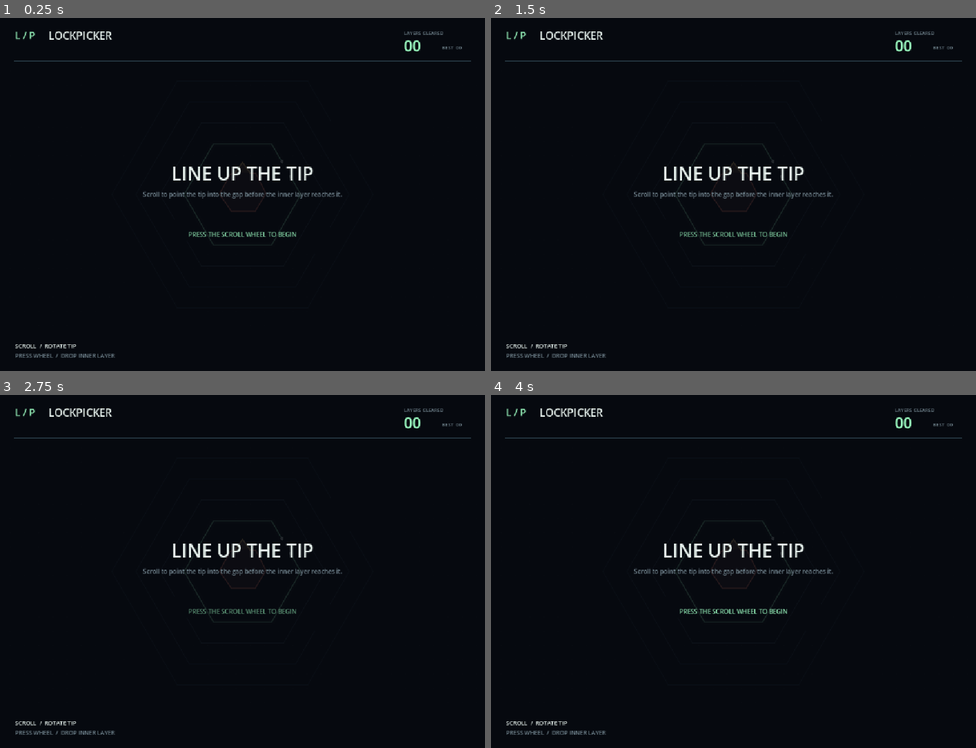
Above: before the commit, frames 1-4 (two rows, left to right).
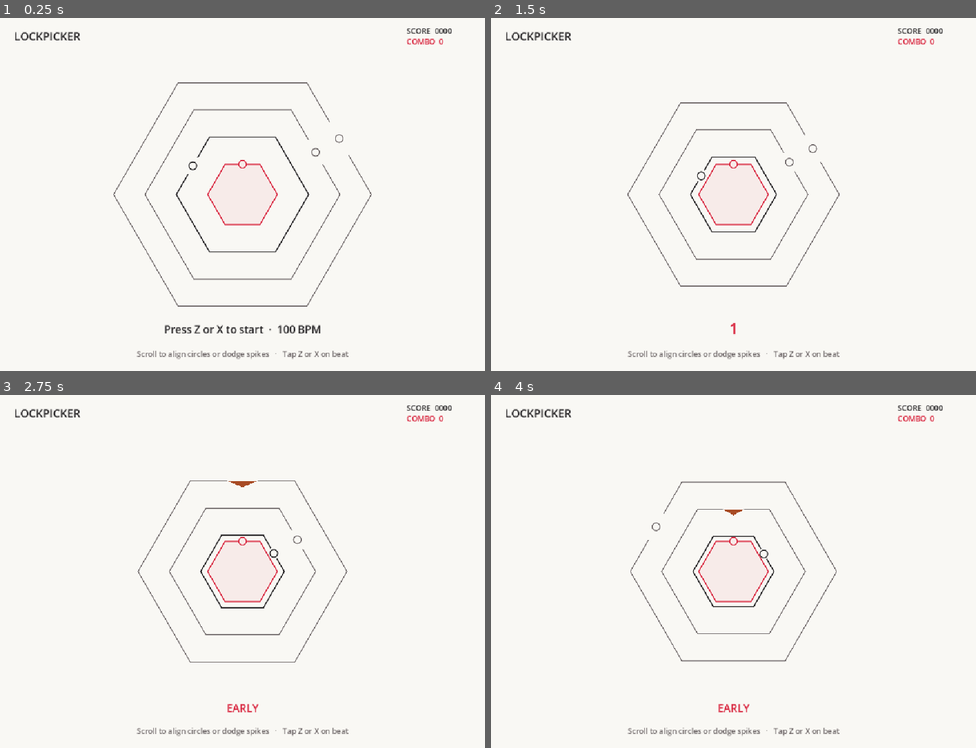
Above: after the commit, the same moments.

Repository: Nokianyte/Lockpicker
Game: Godot game, scene res://scenes/rhythm.tscn
The game is run twice, just before and just after one commit, with the same random seed, the same clock (stepped at 60 frames per second) and the same inputs. Before the commit the project starts from res://scenes/main.tscn.
Inputs (mouse positions are in pixels of both pictures, inside the frame that each line leads up to):
- Up to frame 1 (0.25 s): no input
- Up to frame 2 (1.5 s): tap Enter at 0.5 s; move the mouse to (840, 176) at 0.52 s; tap Z at 0.6 s; click (840, 176) at 0.67 s; tap X at 0.8, 1.35 s; move the mouse to (636, 212) at 1.27 s; click (636, 212) at 1.42 s
- Up to frame 3 (2.75 s): tap Z at 1.55, 2.1 s; move the mouse to (291, 493) at 2.02 s; click (291, 493) at 2.17 s; tap X at 2.3 s
- Up to frame 4 (4 s): move the mouse to (709, 642) at 2.77 s; tap X at 2.85, 3.8 s; click (709, 642) at 2.92 s; tap Z at 3.05, 3.6 s; move the mouse to (879, 624) at 3.52 s; click (879, 624) at 3.67 s

The runs differ from the first frame. In frame 1, 100% of the frame differs, in the area x 0-100%, y 0-100%; in frame 2, 100%; in frame 3, 100%; in frame 4, 100%.

Commit message:
Add Lockpicker rhythm prototype

Diff:
--- a/project.godot
+++ b/project.godot
@@ -2,9 +2,9 @@
 
 [application]
 config/name="Lockpicker"
-run/main_scene="res://scenes/main.tscn"
+run/main_scene="res://scenes/rhythm.tscn"
 config/features=PackedStringArray("4.7", "GL Compatibility")
-config/description="Rotate the center piece to clear shrinking layers."
+config/description="Turn the inner ring and tap Z or X on beat."
 
 [display]
 window/size/viewport_width=1100
--- /dev/null
+++ b/scenes/rhythm.tscn
@@ -0,0 +1,6 @@
+[gd_scene load_steps=2 format=3]
+
+[ext_resource type="Script" path="res://scripts/rhythm.gd" id="1"]
+
+[node name="RhythmLockpicker" type="Node2D"]
+script = ExtResource("1")
--- /dev/null
+++ b/scripts/rhythm.gd
@@ -0,0 +1,211 @@
+extends Node2D
+
+const Run = preload("res://scripts/rhythm_run.gd")
+const T = preload("res://scripts/tuning.gd")
+const G = preload("res://scripts/wall_geometry.gd")
+
+const PAPER := Color("#f9f8f4")
+const INK := Color("#252325")
+const MUTED := Color("#6d6667")
+const RED := Color("#d8243d")
+const SPIKE_INK := Color("#a84b24")
+
+var game = Run.new()
+var font := ThemeDB.fallback_font
+var plain_click := AudioStreamPlayer.new()
+var accent_click := AudioStreamPlayer.new()
+var next_beat := -Run.COUNT_IN_BEATS
+var clock_usec := 0
+var effects: Array[Dictionary] = []
+
+func _ready() -> void:
+	plain_click.stream = _make_click(940.0, 0.24)
+	accent_click.stream = _make_click(1470.0, 0.33)
+	add_child(plain_click)
+	add_child(accent_click)
+	if OS.has_feature("web"):
+		JavaScriptBridge.eval("window.lockpickerBlurred=false;window.addEventListener('blur',()=>window.lockpickerBlurred=true);document.addEventListener('visibilitychange',()=>{if(document.hidden)window.lockpickerBlurred=true;});")
+
+func _notification(what: int) -> void:
+	if what == NOTIFICATION_APPLICATION_FOCUS_OUT or what == NOTIFICATION_WM_WINDOW_FOCUS_OUT:
+		_pause()
+
+func _pause() -> void:
+	if game.state == Run.State.PLAYING and not game.paused:
+		game.paused = true
+		plain_click.stop()
+		accent_click.stop()
+		next_beat = ceili(game.time / Run.BEAT_SECONDS)
+
+func _input(event: InputEvent) -> void:
+	if event is InputEventKey and event.keycode in [KEY_Z, KEY_X]:
+		if event.pressed and not event.echo:
+			_press()
+		get_viewport().set_input_as_handled()
+	elif event is InputEventMouseButton and event.pressed and event.button_index in [MOUSE_BUTTON_WHEEL_UP, MOUSE_BUTTON_WHEEL_DOWN]:
+		_advance_clock()
+		game.rotate(-1.0 if event.button_index == MOUSE_BUTTON_WHEEL_UP else 1.0)
+		get_viewport().set_input_as_handled()
+
+func _press() -> void:
+	if game.paused:
+		game.paused = false
+		clock_usec = Time.get_ticks_usec()
+	elif game.state != Run.State.PLAYING:
+		game.reset()
+		effects.clear()
+		next_beat = -Run.COUNT_IN_BEATS
+		clock_usec = Time.get_ticks_usec()
+		_play_due_beat()
+	else:
+		_advance_clock()
+		game.tap()
+
+func _process(_delta: float) -> void:
+	if OS.has_feature("web") and JavaScriptBridge.eval("window.lockpickerBlurred === true"):
+		_pause()
+		JavaScriptBridge.eval("window.lockpickerBlurred=false;")
+	_advance_clock()
+	if game.state == Run.State.PLAYING and not game.paused:
+		_play_due_beat()
+	for wall in game.cleared:
+		wall.time = game.time
+		effects.append(wall)
+	game.cleared.clear()
+	effects = effects.filter(func(wall): return game.time - wall.time < T.BREAK_TIME)
+	queue_redraw()
+
+func _advance_clock() -> void:
+	if game.state != Run.State.PLAYING or game.paused:
+		return
+	var now := Time.get_ticks_usec()
+	game.advance((now - clock_usec) / 1000000.0)
+	clock_usec = now
+
+func _play_due_beat() -> void:
+	# Trigger before the target to allow for the next audio mix and device output.
+	var audio_lead := AudioServer.get_time_to_next_mix() + AudioServer.get_output_latency()
+	var due := mini(floori((game.time + audio_lead) / Run.BEAT_SECONDS), Run.CHART_BEATS - 1)
+	if due < next_beat:
+		return
+	next_beat = due + 1
+	if posmod(due, 4) == 0:
+		accent_click.play()
+	else:
+		plain_click.play()
+
+func _make_click(frequency: float, volume: float) -> AudioStreamWAV:
+	const RATE := 22050
+	var samples := PackedByteArray()
+	samples.resize(int(RATE * 0.045) * 2)
+	for i in range(samples.size() / 2):
+		var t := float(i) / RATE
+		var envelope := minf(t / 0.001, 1.0) * exp(-t * 145.0)
+		var sample := sin(TAU * frequency * t) * envelope * volume
+		samples.encode_s16(i * 2, roundi(sample * 32767.0))
+	var click := AudioStreamWAV.new()
+	click.format = AudioStreamWAV.FORMAT_16_BITS
+	click.mix_rate = RATE
+	click.data = samples
+	return click
+
+func _draw_ring(origin: Vector2, zoom: float, radius: float, angle: float, color: Color, width: float) -> void:
+	for segment in G.segments(radius, angle):
+		draw_line(origin + segment[0] * zoom, origin + segment[1] * zoom, color, width, true)
+
+func _draw_core(origin: Vector2, zoom: float) -> void:
+	var points := PackedVector2Array()
+	for i in range(6):
+		var angle := T.TIP_ANGLE + PI / 6.0 + i * T.WHEEL_STEP
+		points.append(origin + Vector2.from_angle(angle) * Run.CORE_RADIUS * zoom)
+	var hit_feedback: bool = game.feedback.begins_with("PERFECT") or game.feedback.begins_with("GOOD")
+	var flash := 0.0
+	if hit_feedback:
+		flash = maxf(0.0, 1.0 - (game.time - game.feedback_time) / 0.23)
+	var fill := PAPER.lerp(RED, 0.06 + flash * 0.20)
+	draw_colored_polygon(points, fill)
+	points.append(points[0])
+	draw_polyline(points, RED, 3.0 * zoom, true)
+	_draw_marker(origin + Run.marker_center() * zoom, zoom, fill, RED)
+
+func _draw_marker(center: Vector2, zoom: float, fill: Color, outline: Color) -> void:
+	var radius := Run.MARKER_RADIUS * zoom
+	draw_circle(center, radius, fill, true, -1.0, true)
+	draw_arc(center, radius, 0.0, TAU, 40, outline, 2.5 * zoom, true)
+
+func _draw_spike(index: int, origin: Vector2, zoom: float) -> void:
+	var points: PackedVector2Array = game.spike_points(index)
+	for vertex in range(points.size()):
+		points[vertex] = origin + points[vertex] * zoom
+	draw_colored_polygon(points, SPIKE_INK)
+
+func _draw_text(value: String, at: Vector2, size: int, color: Color = INK) -> void:
+	draw_string(font, at, value, HORIZONTAL_ALIGNMENT_LEFT, -1, size, color)
+
+func _centered(value: String, y: float, size: int, color: Color = INK) -> void:
+	var width := font.get_string_size(value, HORIZONTAL_ALIGNMENT_LEFT, -1, size).x
+	_draw_text(value, Vector2((get_viewport_rect().size.x - width) * 0.5, y), size, color)
+
+func _draw() -> void:
+	var size := get_viewport_rect().size
+	var zoom := 0.79 * minf(size.x / 1100.0, size.y / 800.0)
+	var origin := size * 0.5
+	draw_rect(Rect2(Vector2.ZERO, size), PAPER)
+	for i in range(mini(game.next_note + 3, Run.CHART.size()) - 1, game.next_note - 1, -1):
+		var radius: float = game.radius(i)
+		if radius > 420.0:
+			continue
+		var active: bool = i == game.next_note
+		var angle: float = game.gap_angle(i)
+		var is_spike: bool = game.is_spike(i)
+		var color := INK if active else MUTED
+		if active and game.is_aligned(i) and not is_spike:
+			color = RED
+		_draw_ring(origin, zoom, radius, angle, color, (3.2 if active else 2.2) * zoom)
+		if is_spike:
+			if not active or game.state != Run.State.CRASHED:
+				_draw_spike(i, origin, zoom)
+			continue
+		var marker := origin + G.point(radius, angle, angle) * zoom
+		if active:
+			var pulse := 1.0 - clampf(absf(game.hit_time(i) - game.time) / 0.18, 0.0, 1.0)
+			draw_circle(marker, (Run.MARKER_RADIUS + 6.0 * pulse) * zoom, Color(color, 0.22 * pulse), true, -1.0, true)
+		_draw_marker(marker, zoom, PAPER, color)
+	for wall in effects:
+		var age: float = game.time - wall.time
+		var color := Color(RED, 1.0 - age / T.BREAK_TIME)
+		for segment in G.segments(wall.radius, wall.angle):
+			var mid: Vector2 = (segment[0] + segment[1]) * 0.5
+			var offset := mid.normalized() * age * 95.0
+			draw_line(origin + (segment[0] + offset) * zoom, origin + (segment[1] + offset) * zoom, color, 2.0 * zoom, true)
+	_draw_core(origin, zoom)
+	if game.state == Run.State.CRASHED:
+		_draw_spike(game.next_note, origin, zoom)
+	_draw_ui(size)
+
+func _draw_ui(size: Vector2) -> void:
+	_draw_text("LOCKPICKER", Vector2(32, 51), 25)
+	_draw_text("SCORE  %04d" % game.score, Vector2(size.x - 178, 36), 17)
+	_draw_text("COMBO  %d" % game.combo, Vector2(size.x - 178, 60), 17, RED)
+	_centered("Scroll to align circles or dodge spikes   ·   Tap Z or X on beat", size.y - 32, 17, MUTED)
+	if game.state == Run.State.TITLE:
+		_centered("Press Z or X to start  ·  100 BPM", size.y - 85, 24)
+	elif game.state == Run.State.CRASHED:
+		_centered("Spike hit  ·  Press Z or X to retry", size.y - 83, 24, RED)
+	elif game.paused or game.state == Run.State.RESULTS:
+		_draw_overlay(size)
+	elif game.time < 0.0:
+		_centered(str(ceili(-game.time / Run.BEAT_SECONDS)), size.y - 83, 34, RED)
+	elif game.time - game.feedback_time < 0.50:
+		_centered(game.feedback, size.y - 81, 24, RED)
+
+func _draw_overlay(size: Vector2) -> void:
+	draw_rect(Rect2(Vector2(0, 83), Vector2(size.x, size.y - 156)), Color(PAPER, 0.94))
+	if game.paused:
+		_centered("Paused", size.y * 0.46, 43)
+		_centered("Press Z or X to resume", size.y * 0.55, 20)
+	else:
+		_centered("Chart complete", size.y * 0.40, 43)
+		_centered("%d Perfect  ·  %d Good  ·  %d Miss" % [game.perfect_hits, game.good_hits, game.misses], size.y * 0.49, 20)
+		_centered("Best combo  %d" % game.best_combo, size.y * 0.54, 20, MUTED)
+		_centered("Press Z or X to replay", size.y * 0.63, 20)
--- /dev/null
+++ b/scripts/rhythm_run.gd
@@ -0,0 +1,203 @@
+extends RefCounted
+
+const T = preload("res://scripts/tuning.gd")
+const G = preload("res://scripts/wall_geometry.gd")
+
+const BPM := 100.0
+const BEAT_SECONDS := 60.0 / BPM
+const COUNT_IN_BEATS := 2
+const CHART_BEATS := 32
+const PERFECT_WINDOW := 0.045
+const GOOD_WINDOW := 0.100
+const APPROACH_SPEED := 75.0
+const CORE_RADIUS := 100.0
+const MARKER_RADIUS := 11.0
+const ALIGNMENT_ANGLE := 0.055
+const SPIKE_DEPTH := 18.0
+const SPIKE_PASS_WINDOW := 0.20
+const SPIKE_BEATS := [6.0, 14.0, 20.0, 28.0]
+
+# Each pair gives the beat after the count-in and the opening's initial
+# offset from the fixed tip, measured in 60-degree wheel notches.
+const CHART := [
+	Vector2(0, -1), Vector2(2, 1), Vector2(4, 1), Vector2(6, 0),
+	Vector2(8, -1), Vector2(10, -1), Vector2(12, 0), Vector2(14, 0),
+	Vector2(16, 1), Vector2(17, -1), Vector2(18, -1), Vector2(19, 1),
+	Vector2(20, 0), Vector2(21, 1), Vector2(22, 1), Vector2(23, 0),
+	Vector2(24, -1), Vector2(25, -1), Vector2(26, -1), Vector2(26.5, -1),
+	Vector2(28, 0), Vector2(29, 1), Vector2(30, 1), Vector2(31, -1),
+]
+
+enum State { TITLE, PLAYING, RESULTS, CRASHED }
+var state := State.TITLE
+var paused := false
+var time := -COUNT_IN_BEATS * BEAT_SECONDS
+var next_note := 0
+var score := 0
+var combo := 0
+var best_combo := 0
+var perfect_hits := 0
+var good_hits := 0
+var misses := 0
+var feedback := ""
+var feedback_time := -INF
+var cleared: Array[Dictionary] = []
+
+var ring_rotation := 0.0
+var turn_from := 0.0
+var turn_target := 0.0
+var turn_time := -INF
+
+func reset() -> void:
+	state = State.PLAYING
+	paused = false
+	time = -COUNT_IN_BEATS * BEAT_SECONDS
+	next_note = 0
+	score = 0
+	combo = 0
+	best_combo = 0
+	perfect_hits = 0
+	good_hits = 0
+	misses = 0
+	feedback = ""
+	feedback_time = -INF
+	cleared.clear()
+	_reset_turn()
+
+func rotate(direction: float) -> void:
+	if state != State.PLAYING or paused or next_note >= CHART.size():
+		return
+	turn_from = ring_rotation
+	turn_target += direction * T.WHEEL_STEP
+	turn_time = time
+
+func advance(seconds: float) -> void:
+	if state != State.PLAYING or paused:
+		return
+	var end := minf(time + seconds, CHART_BEATS * BEAT_SECONDS)
+	while next_note < CHART.size():
+		var spike := is_spike(next_note)
+		var deadline := hit_time(next_note) + (SPIKE_PASS_WINDOW if spike else GOOD_WINDOW)
+		var until := minf(end, deadline)
+		if spike and _advance_spike(until):
+			state = State.CRASHED
+			return
+		_set_time(until)
+		if end <= deadline:
+			return
+		if spike:
+			_next_ring()
+		else:
+			_judge_miss("MISS")
+	_set_time(end)
+	if time >= CHART_BEATS * BEAT_SECONDS:
+		state = State.RESULTS
+
+func _set_time(value: float) -> void:
+	time = value
+	var turn_progress := clampf((time - turn_time) / T.TURN_DURATION, 0.0, 1.0)
+	ring_rotation = lerpf(turn_from, turn_target, smoothstep(0.0, 1.0, turn_progress))
+
+func _advance_spike(until: float) -> bool:
+	var center := marker_center()
+	# Before this time even a directly aligned spike tip is outside the circle.
+	var reach := (MARKER_RADIUS + SPIKE_DEPTH) / (APPROACH_SPEED * cos(PI / 6.0))
+	if until < hit_time(next_note) - reach:
+		return false
+	_set_time(maxf(time, hit_time(next_note) - reach))
+	while true:
+		var points := spike_points(next_note)
+		if Geometry2D.is_point_in_polygon(center, points):
+			return true
+		var distance := INF
+		for i in range(points.size()):
+			var closest := Geometry2D.get_closest_point_to_segment(center, points[i], points[(i + 1) % points.size()])
+			distance = minf(distance, center.distance_to(closest))
+		if distance <= MARKER_RADIUS + 0.001:
+			return true
+		if time >= until:
+			return false
+		# Bound how fast the shrinking triangle can close on the fixed circle.
+		var edge_speed := APPROACH_SPEED
+		if time < turn_time + T.TURN_DURATION:
+			var angular_speed := 1.5 * absf(turn_target - turn_from) / T.TURN_DURATION
+			edge_speed += radius(next_note) * angular_speed
+		_set_time(minf(time + (distance - MARKER_RADIUS) / edge_speed, until))
+	return false
+
+func tap() -> void:
+	if state != State.PLAYING or paused or next_note >= CHART.size():
+		return
+	if is_spike(next_note):
+		return
+	var error := time - hit_time(next_note)
+	if error < -GOOD_WINDOW:
+		if time >= 0.0:
+			combo = 0
+			_show_feedback("EARLY")
+		return
+	if not is_aligned(next_note):
+		_judge_miss("MISALIGNED")
+		return
+
+	var perfect := absf(error) <= PERFECT_WINDOW
+	if perfect:
+		perfect_hits += 1
+		score += 100
+	else:
+		good_hits += 1
+		score += 50
+	combo += 1
+	best_combo = maxi(best_combo, combo)
+	_show_feedback("PERFECT" if perfect else ("GOOD · EARLY" if error < 0.0 else "GOOD · LATE"))
+	cleared.append({"radius": radius(next_note), "angle": gap_angle(next_note)})
+	_next_ring()
+
+func _judge_miss(label: String) -> void:
+	misses += 1
+	combo = 0
+	_next_ring()
+	_show_feedback(label)
+
+func _next_ring() -> void:
+	next_note += 1
+	_reset_turn()
+
+func _reset_turn() -> void:
+	ring_rotation = 0.0
+	turn_from = 0.0
+	turn_target = 0.0
+	turn_time = -INF
+
+func _show_feedback(label: String) -> void:
+	feedback = label
+	feedback_time = time
+
+func hit_time(index: int) -> float:
+	return CHART[index].x * BEAT_SECONDS
+
+func gap_angle(index: int) -> float:
+	var rotation := ring_rotation if index == next_note else 0.0
+	return T.TIP_ANGLE + CHART[index].y * T.WHEEL_STEP + rotation
+
+func is_spike(index: int) -> bool:
+	return CHART[index].x in SPIKE_BEATS
+
+func is_aligned(index: int) -> bool:
+	return absf(angle_difference(T.TIP_ANGLE, gap_angle(index))) <= ALIGNMENT_ANGLE
+
+func radius(index: int) -> float:
+	return CORE_RADIUS + (hit_time(index) - time) * APPROACH_SPEED
+
+func spike_points(index: int) -> PackedVector2Array:
+	var angle := gap_angle(index)
+	var ring_radius := radius(index)
+	var half_gap := T.GAP_ANGLE * 0.5
+	return PackedVector2Array([
+		G.point(ring_radius, angle, angle - half_gap),
+		G.point(ring_radius, angle, angle) - Vector2.from_angle(angle) * SPIKE_DEPTH,
+		G.point(ring_radius, angle, angle + half_gap),
+	])
+
+static func marker_center() -> Vector2:
+	return G.point(CORE_RADIUS, T.TIP_ANGLE, T.TIP_ANGLE)
--- a/tests/test_game.gd
+++ b/tests/test_game.gd
@@ -1,6 +1,7 @@
 extends SceneTree
 
 const Model = preload("res://scripts/run_model.gd")
+const Rhythm = preload("res://scripts/rhythm_run.gd")
 const G = preload("res://scripts/wall_geometry.gd")
 const T = preload("res://scripts/tuning.gd")
 var failures := 0
@@ -101,5 +102,97 @@
 			check(not game.walls.is_empty() and game.walls[-1].radius <= T.OUTER_RADIUS, "refill is bounded")
 			for j in range(1, game.walls.size()):
 				check(game.walls[j].radius - game.walls[j - 1].radius >= T.WALL_SPACING - 0.01, "rings remain separated")
+	_check_rhythm()
 	print("RESULT: %d checks, %d failures" % [checks, failures])
 	quit(1 if failures > 0 else 0)
+
+func _check_rhythm() -> void:
+	var game = Rhythm.new()
+	game.reset()
+	check(is_equal_approx(game.time, -1.2), "rhythm starts on a two-beat count-in")
+	var start_radius: float = game.radius(0)
+	var initial_gap: float = game.gap_angle(0)
+	var outer_gap: float = game.gap_angle(1)
+	game.rotate(1)
+	game.advance(T.TURN_DURATION / 2.0)
+	check(is_equal_approx(game.gap_angle(0), initial_gap + T.WHEEL_STEP / 2.0), "only the active ring eases through the wheel turn")
+	check(is_equal_approx(game.gap_angle(1), outer_gap), "the outer ring keeps its charted angle")
+	game.advance(1.12 - T.TURN_DURATION / 2.0)
+	check(game.radius(0) < start_radius, "the first ring approaches on the chart clock")
+	check(is_equal_approx(game.gap_angle(0), T.TIP_ANGLE), "one notch moves the first gap to the fixed tip")
+	game.tap()
+	check(game.good_hits == 1 and game.combo == 1 and game.score == 50, "an aligned 80 ms early tap is Good")
+	check(game.feedback == "GOOD · EARLY", "Good reports which side of the beat the tap landed on")
+	check(is_equal_approx(game.gap_angle(1), outer_gap), "a hit hands off to the next ring without rotating it")
+	var second_hit: float = game.hit_time(1)
+	game.advance(0.08)
+	game.tap()
+	check(game.next_note == 1 and game.score == 50, "an off-beat press cannot clear the following ring")
+	game.advance(second_hit - game.time)
+	check(is_equal_approx(game.radius(1), Rhythm.CORE_RADIUS), "the outer hexagon reaches the core size at its scheduled beat")
+	game.tap()
+	check(game.misses == 1 and game.combo == 0 and game.next_note == 2, "an on-beat misaligned tap misses only its ring")
+
+	game.reset()
+	game.rotate(1)
+	game.advance(1.33)
+	check(game.misses == 1 and game.next_note == 1 and game.state == Rhythm.State.PLAYING, "alignment alone misses, and the chart keeps playing")
+	game.rotate(-1)
+	game.paused = true
+	var paused_time: float = game.time
+	var paused_angle: float = game.gap_angle(1)
+	game.advance(1.0)
+	game.tap()
+	check(game.time == paused_time and game.gap_angle(1) == paused_angle and game.next_note == 1, "pause freezes timing, rotation, and judgment")
+	game.paused = false
+	game.advance(1.24 - game.time)
+	game.tap()
+	check(game.perfect_hits == 1 and game.score == 100, "an aligned 40 ms late tap is Perfect after resume")
+	game.advance(20)
+	check(game.state == Rhythm.State.CRASHED and game.is_spike(game.next_note), "a spike ends the run without a tap, even across a long frame")
+	check(game.time < game.hit_time(game.next_note), "the triangle's point hits before its base reaches the red circle")
+	check(is_equal_approx(game.time, game.hit_time(game.next_note) - (Rhythm.MARKER_RADIUS + Rhythm.SPIKE_DEPTH) / (Rhythm.APPROACH_SPEED * cos(PI / 6.0))), "collision freezes at first circle contact")
+	var crash_time: float = game.time
+	game.advance(1.0)
+	check(game.time == crash_time and game.score == 100, "a crash freezes time and preserves the run score")
+	game.reset()
+	check(game.score == 0 and game.best_combo == 0 and game.next_note == 0 and game.cleared.is_empty(), "replay resets rhythm results and effects")
+
+	game.advance(1.28)
+	game.rotate(1)
+	game.advance(0.04)
+	game.advance(T.TURN_DURATION)
+	check(game.next_note == 1 and is_equal_approx(game.gap_angle(1), outer_gap), "an expired ring's in-progress turn is discarded")
+
+	game.reset()
+	game.advance(3.8)
+	game.rotate(1)
+	game.advance(0.75)
+	check(game.state == Rhythm.State.PLAYING and game.is_spike(game.next_note), "a spike beside the marker stays safe while it approaches")
+	game.rotate(-1)
+	game.advance(0.25)
+	check(game.state == Rhythm.State.CRASHED and not is_zero_approx(game.ring_rotation), "turning into the circle can collide before the turn finishes")
+
+	game.reset()
+	for i in range(Rhythm.CHART.size()):
+		if game.is_spike(i):
+			var prior_score: int = game.score
+			var prior_combo: int = game.combo
+			game.tap()
+			check(game.next_note == i and game.score == prior_score, "a tap cannot clear a fake note")
+			game.rotate(1)
+			game.advance(game.hit_time(i) + Rhythm.SPIKE_PASS_WINDOW + 0.001 - game.time)
+			check(game.next_note == i + 1 and game.combo == prior_combo, "dodging a spike preserves the combo")
+			continue
+		var gap: float = game.gap_angle(i)
+		var steps := roundi(angle_difference(gap, T.TIP_ANGLE) / T.WHEEL_STEP)
+		check(absi(steps) <= 1, "each prototype ring needs at most one notch to reach the fixed tip")
+		if steps != 0:
+			game.rotate(steps)
+		game.advance(game.hit_time(i) - game.time)
+		check(G.point(game.radius(i), game.gap_angle(i), game.gap_angle(i)).is_equal_approx(Rhythm.marker_center()), "the circles share a center at the exact beat")
+		game.tap()
+	game.advance(1.0)
+	var playable_notes: int = Rhythm.CHART.size() - Rhythm.SPIKE_BEATS.size()
+	check(game.state == Rhythm.State.RESULTS and game.misses == 0, "the chart finishes with zero misses after all spikes are dodged")
+	check(game.perfect_hits == playable_notes and game.best_combo == playable_notes, "all real notes can be hit in one combo")
Not shown, added: scripts/rhythm.gd.uid
Not shown, added: scripts/rhythm_run.gd.uid
